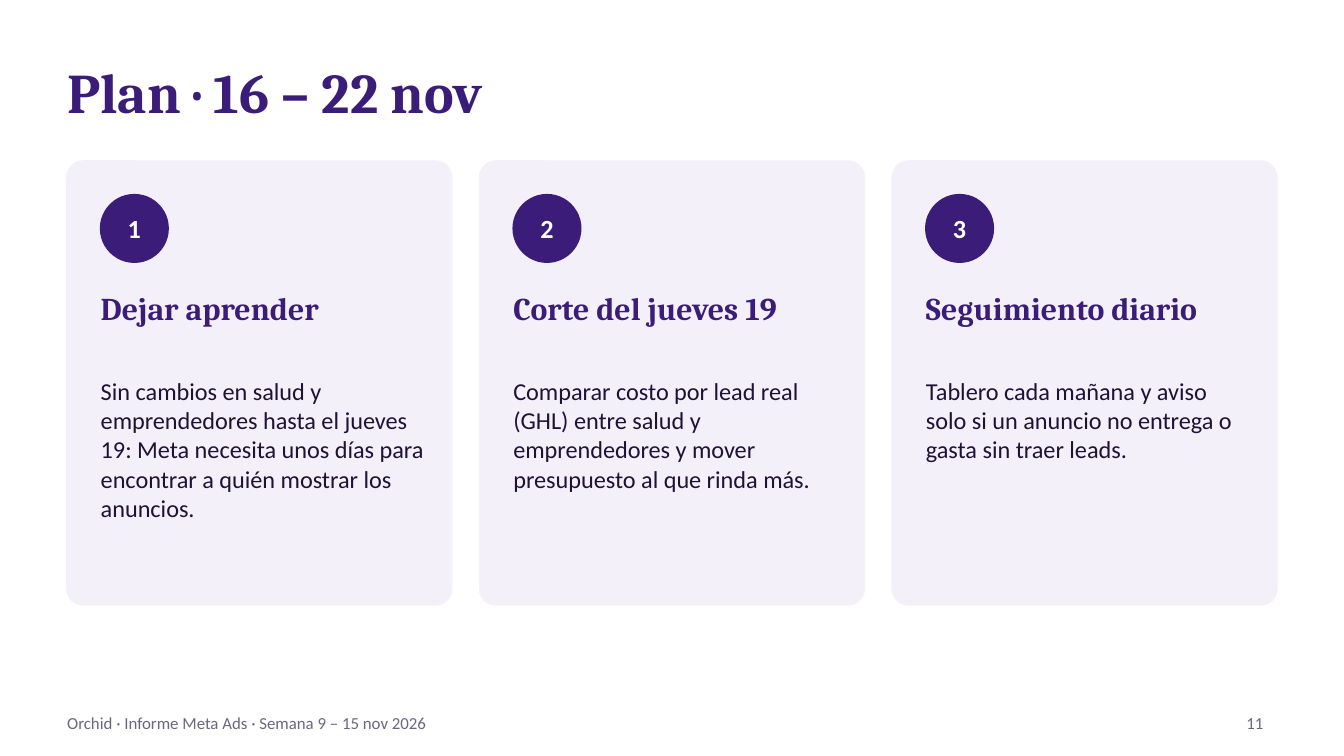
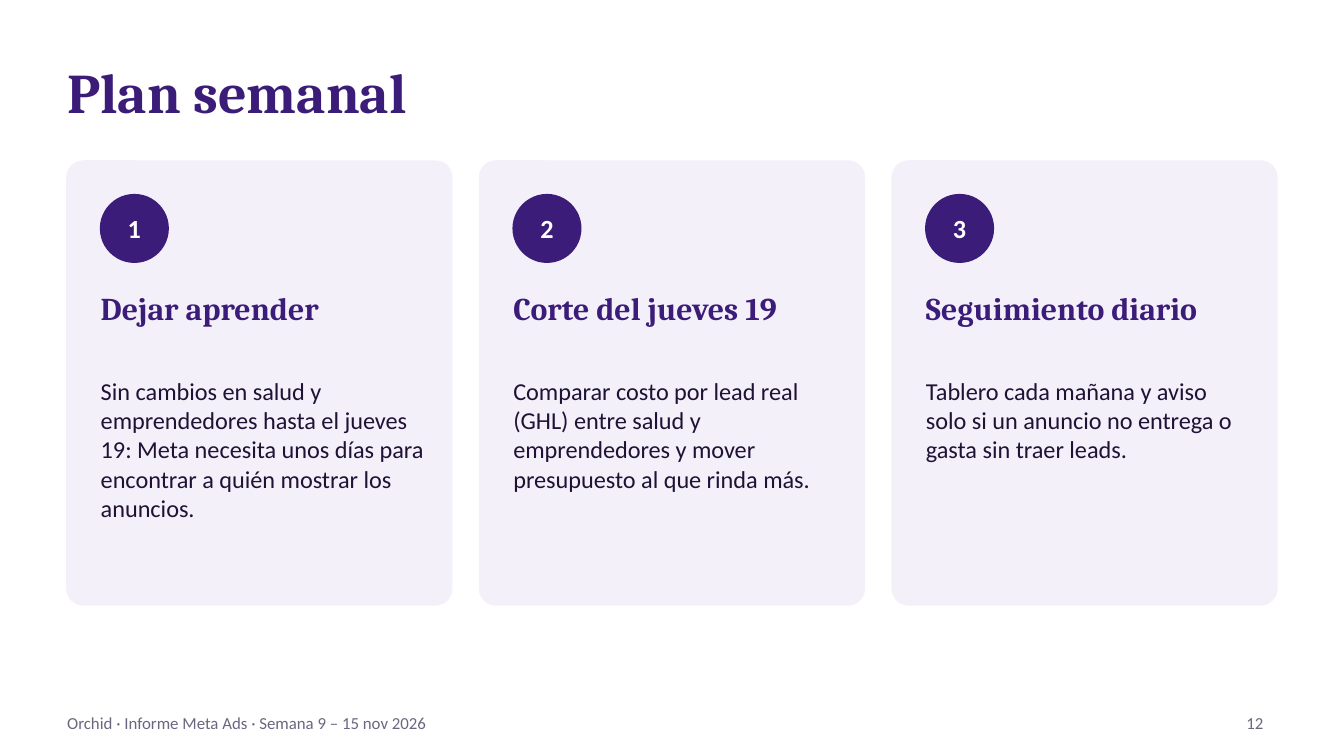
Before and after one commit to manlizard-sys/MetaADS2026, a slide deck: slide 12 of build/reports/informes/Informe_Meta_Ads_Orchid_2026-11-16.pptx (slide 11 before the commit). Drawn at 1344x756 pixels with LibreOffice and Linux fonts; fonts in the diff are those of the drawing. Boxes give left, top, right and bottom in pixels: in the first picture for what was removed or moved away, otherwise in the second. Text is boxed around its words. In the diff, an @@ line names an element or a change of style, - is before the commit and + after.

```diff
--- a/build/reports/informes/Informe_Meta_Ads_Orchid_2026-11-16.pptx
+++ b/build/reports/informes/Informe_Meta_Ads_Orchid_2026-11-16.pptx
@@ title at <box>67,74,406,114</box>: text changed @@
-Plan · 16 – 22 nov
+Plan semanal
@@ page number at <box>1246,718,1263,729</box>: text changed @@
-11
+12
```
Also in this commit, not shown: 8 other slides changed, 1 slide added, 3 other files.
